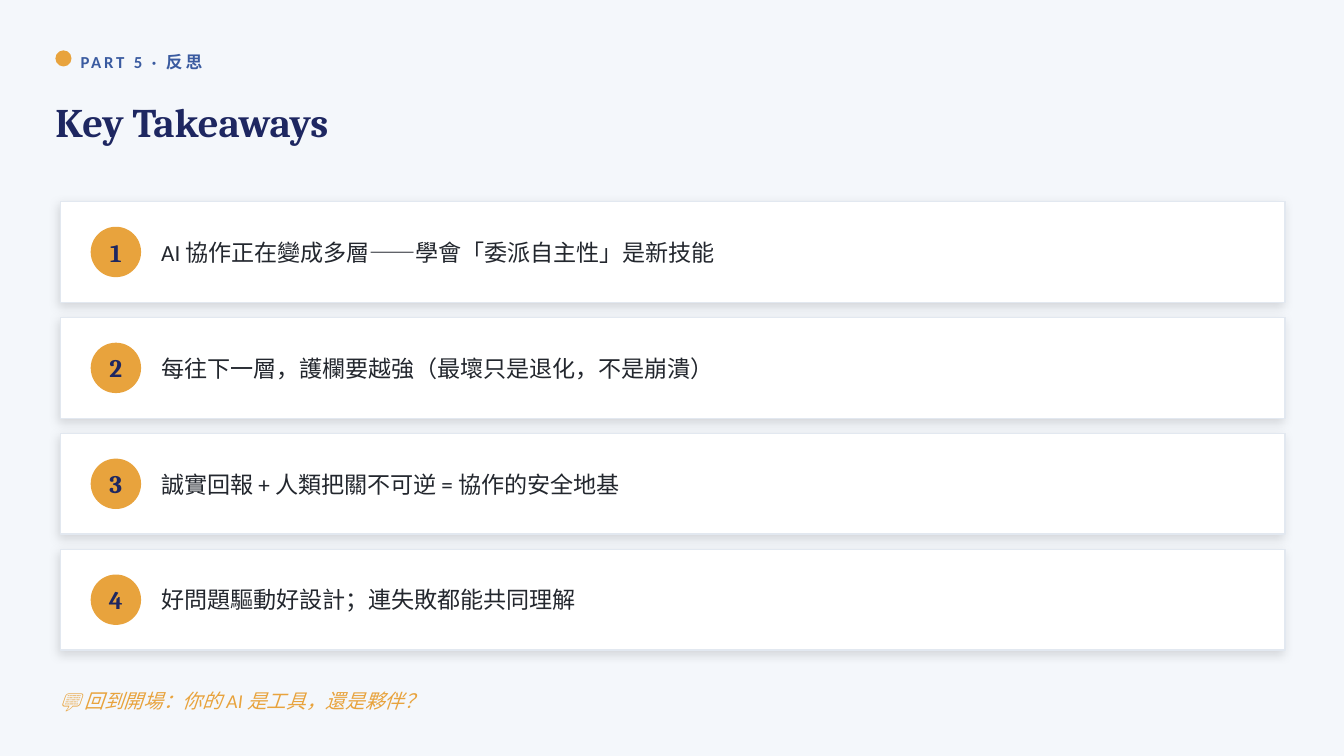
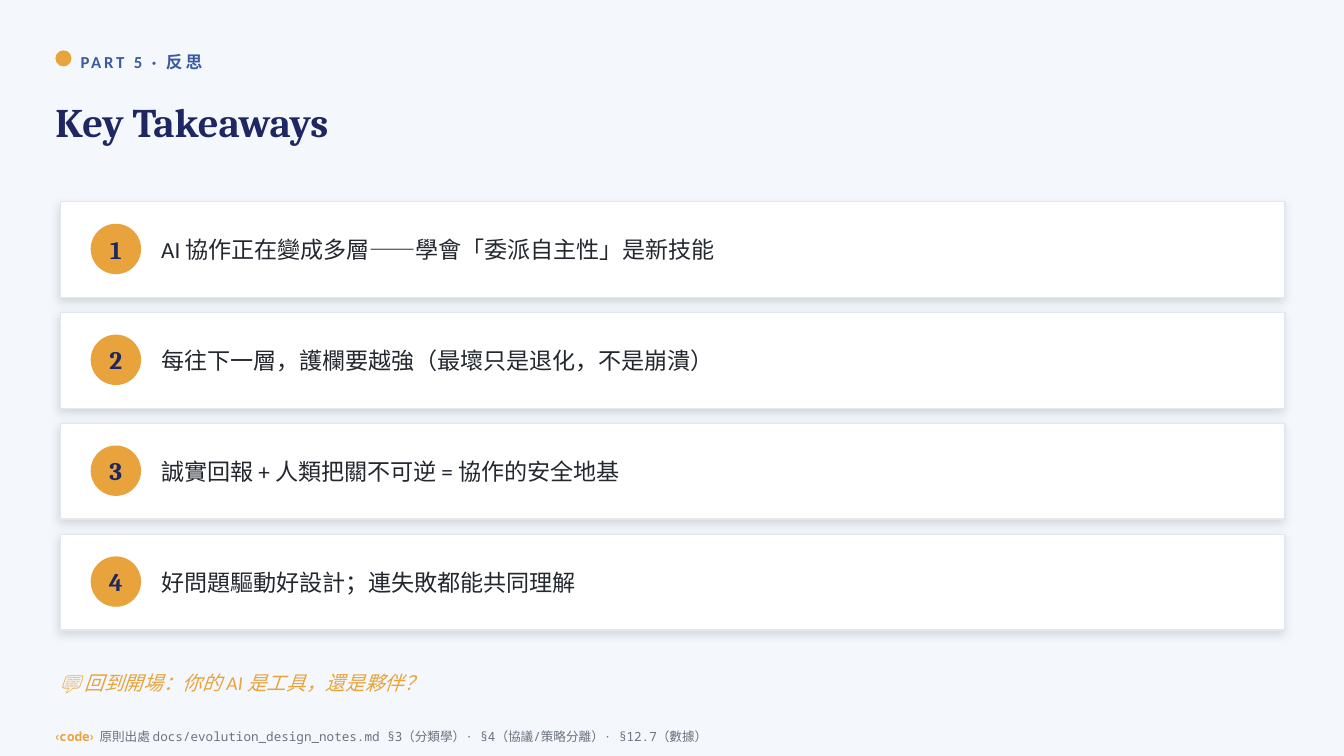
Before and after one commit to yuchieh/AgentSocietyChallenge_OpenEvolve, a slide deck: slide 25 of docs/slides/三層協作工作流_教學投影片.pptx. Drawn at 1344x756 pixels with LibreOffice and Linux fonts; fonts in the diff are those of the drawing. Boxes give left, top, right and bottom in pixels: in the first picture for what was removed or moved away, otherwise in the second. Text is boxed around its words. In the diff, an @@ line names an element or a change of style, - is before the commit and + after.

```diff
--- a/docs/slides/三層協作工作流_教學投影片.pptx
+++ b/docs/slides/三層協作工作流_教學投影片.pptx
@@ rectangle: place and size @@
-rectangle at box(60, 202, 1286, 302)
+rectangle at box(60, 202, 1286, 297)
@@ rectangle: place and size @@
-rectangle at box(60, 318, 1286, 418)
+rectangle at box(60, 313, 1286, 408)
@@ text "每往下一層，護欄要越強（最壞只是退化，不是崩潰）": place and size @@
-text "每往下一層，護欄要越強（最壞只是退化，不是崩潰）" at box(161, 357, 713, 380)
+text "每往下一層，護欄要越強（最壞只是退化，不是崩潰）" at box(161, 349, 713, 372)
@@ text "2": place and size @@
-text "2" at box(109, 360, 122, 377)
+text "2" at box(109, 352, 122, 369)
@@ ellipse: place and size @@
-ellipse at box(91, 343, 141, 393)
+ellipse at box(91, 335, 141, 385)
@@ rectangle: place and size @@
-rectangle at box(60, 434, 1286, 534)
+rectangle at box(60, 423, 1286, 519)
@@ text "3": place and size @@
-text "3" at box(109, 476, 122, 493)
+text "3" at box(109, 463, 122, 480)
@@ ellipse: place and size @@
-ellipse at box(91, 459, 141, 509)
+ellipse at box(91, 446, 141, 496)
@@ text "誠實回報 + 人類把關不可逆 = 協作的安全地基": place and size @@
-text "誠實回報 + 人類把關不可逆 = 協作的安全地基" at box(161, 473, 619, 495)
+text "誠實回報 + 人類把關不可逆 = 協作的安全地基" at box(161, 460, 619, 482)
@@ rectangle: place and size @@
-rectangle at box(60, 549, 1286, 650)
+rectangle at box(60, 534, 1286, 630)
@@ text "好問題驅動好設計；連失敗都能共同理解": place and size @@
-text "好問題驅動好設計；連失敗都能共同理解" at box(161, 588, 575, 612)
+text "好問題驅動好設計；連失敗都能共同理解" at box(161, 571, 575, 595)
@@ text "4": place and size @@
-text "4" at box(109, 592, 123, 609)
+text "4" at box(109, 574, 123, 591)
@@ ellipse: place and size @@
-ellipse at box(91, 575, 141, 625)
+ellipse at box(91, 557, 141, 607)
@@ text "💬 回到開場：你的 AI 是工具，還是夥伴？": place and size @@
-text "💬 回到開場：你的 AI 是工具，還是夥伴？" at box(84, 691, 424, 710)
+text "💬 回到開場：你的 AI 是工具，還是夥伴？" at box(84, 673, 424, 692)
@@ text added at box(55, 730, 707, 744), 9 pt, text #6B7280 @@
+‹code› 原則出處 docs/evolution_design_notes.md §3（分類學）· §4（協議/策略分離）· §12.7（數據）
```
Also in this commit, not shown: 25 other slides changed, 3 other files.
